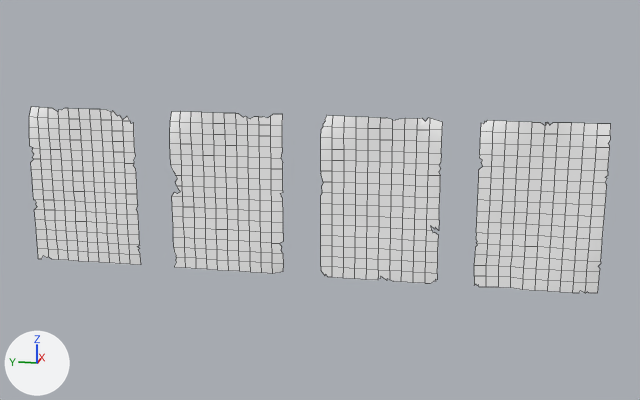
One commit to the FBX model Assets/Models/Restaurant/Models/Poster.fbx: the scene before it, then after it.
Camera for both pictures: a 50 mm lens placed at (-0.358, -0.146, 0.089), pointed at (0.003, -0.074, -0.002). Arrows for +X, +Y and +Z are at lower left; the lights stay in place. Mesh edges are drawn as thin lines. Where no turn or scale is listed for an object, it has been applied to the vertices.
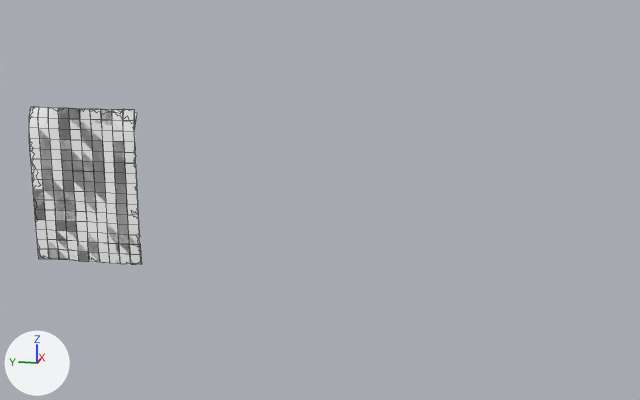
The newer file is also rescaled (x2000.0), turned or shifted as a whole; pictures and numbers use the older file's frame.

Boxes (x1, y1, x2, y2) around the edits, measured in the pictures (640 x 400 px):
'pPlane1', mesh moved: before (474, 120, 611, 293); after (29, 108, 142, 264)
'pPlane2', mesh moved: before (321, 115, 443, 283); after (29, 107, 141, 265)
'pPlane3', mesh moved: before (170, 111, 284, 274); after (29, 107, 140, 262)
'pPlane4', unchanged, covered by the edit: (29, 107, 141, 265) in both

The edits, one by one:
me_mesh_014 has 209 vertices, 150 faces and spans x -0.0002..0.0033, y -0.025..0.025, z -0.035..0.035.
me_mesh_014 is used by ob_pplane3; location (0.0, -0.0336, 0.0).
me_mesh_014 part 2: the whole mesh is moved by (0.0, 0.066, 0.0).
me_mesh_010 has 213 vertices, 150 faces and spans x -0.0002..0.0042, y -0.025..0.025, z -0.035..0.035.
me_mesh_010 is used by ob_pplane2; location (0.0, -0.1, 0.0).
me_mesh_010 part 3: the whole mesh is moved by (0.0, 0.1324, 0.0).
me_mesh_013 has 212 vertices, 151 faces and spans x -0.0002..0.0026, y -0.025..0.0253, z -0.0352..0.035.
me_mesh_013 is used by ob_pplane1; location (0.0, -0.1654, 0.0).
me_mesh_013 part 1: the whole mesh is moved by (0.0, 0.1977, 0.0).
